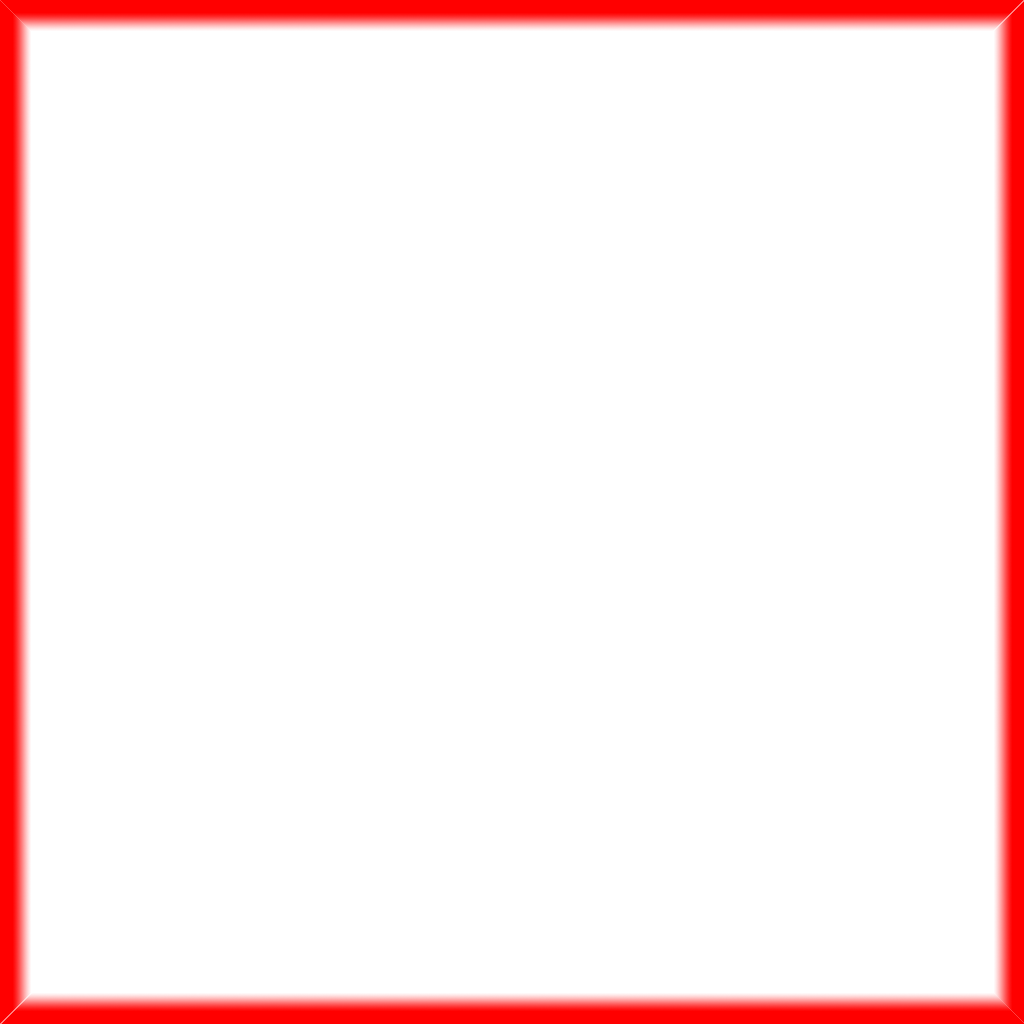
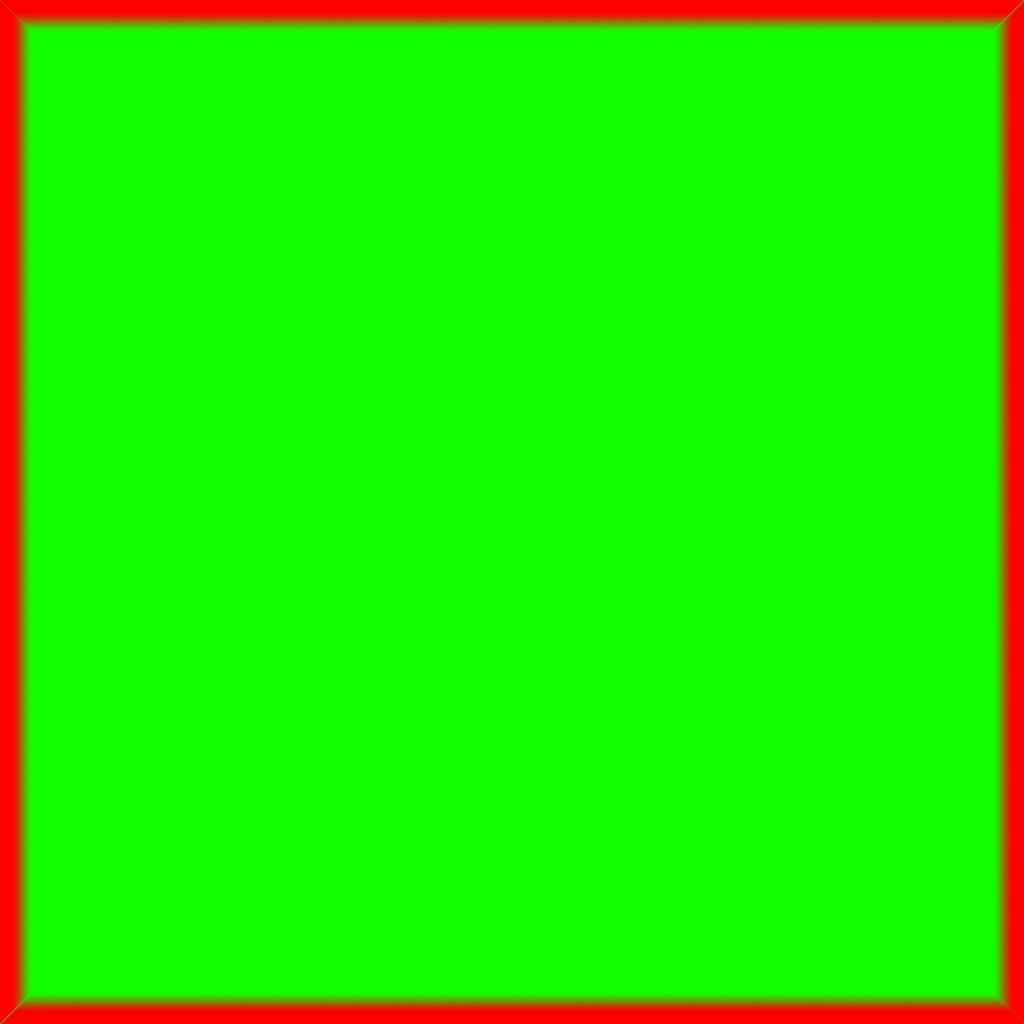
Layered file, before and after one edit (1024 x 1024). Changes by layer:
painted on "Bg" over (0, 0, 1024, 1024)
